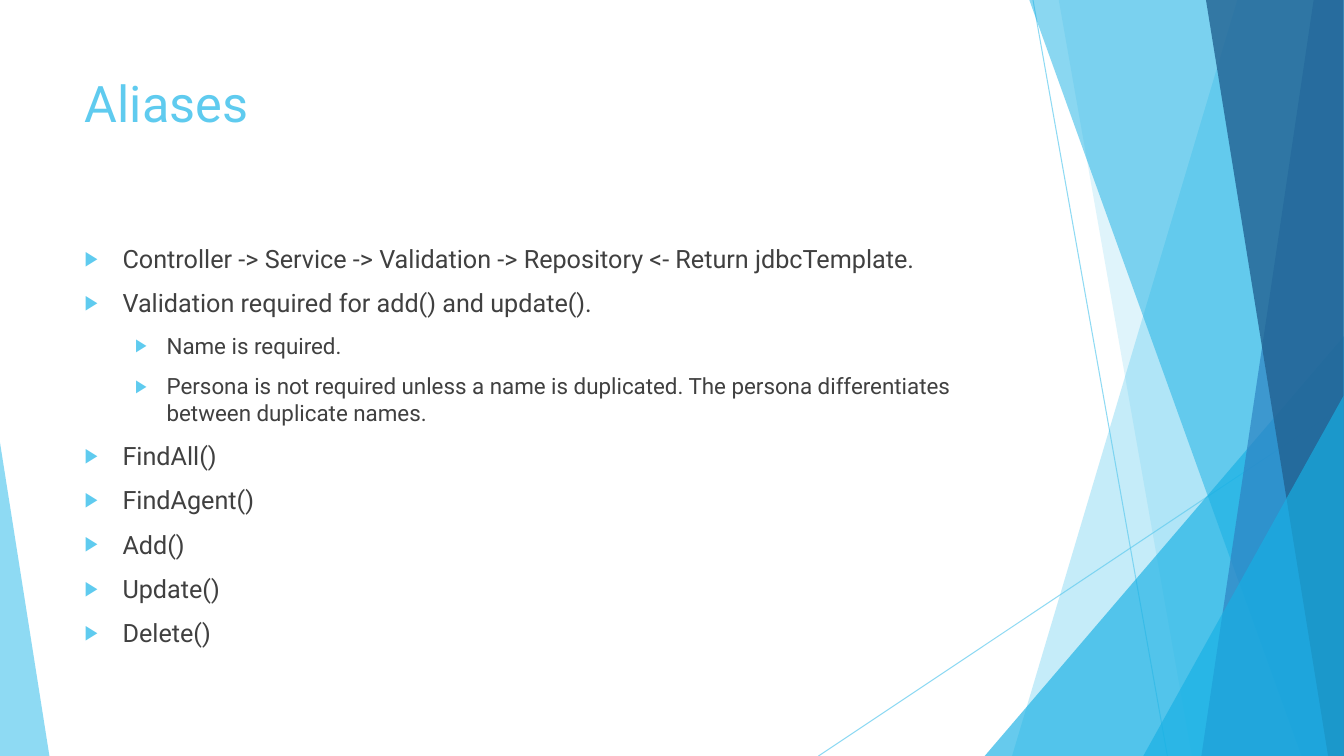
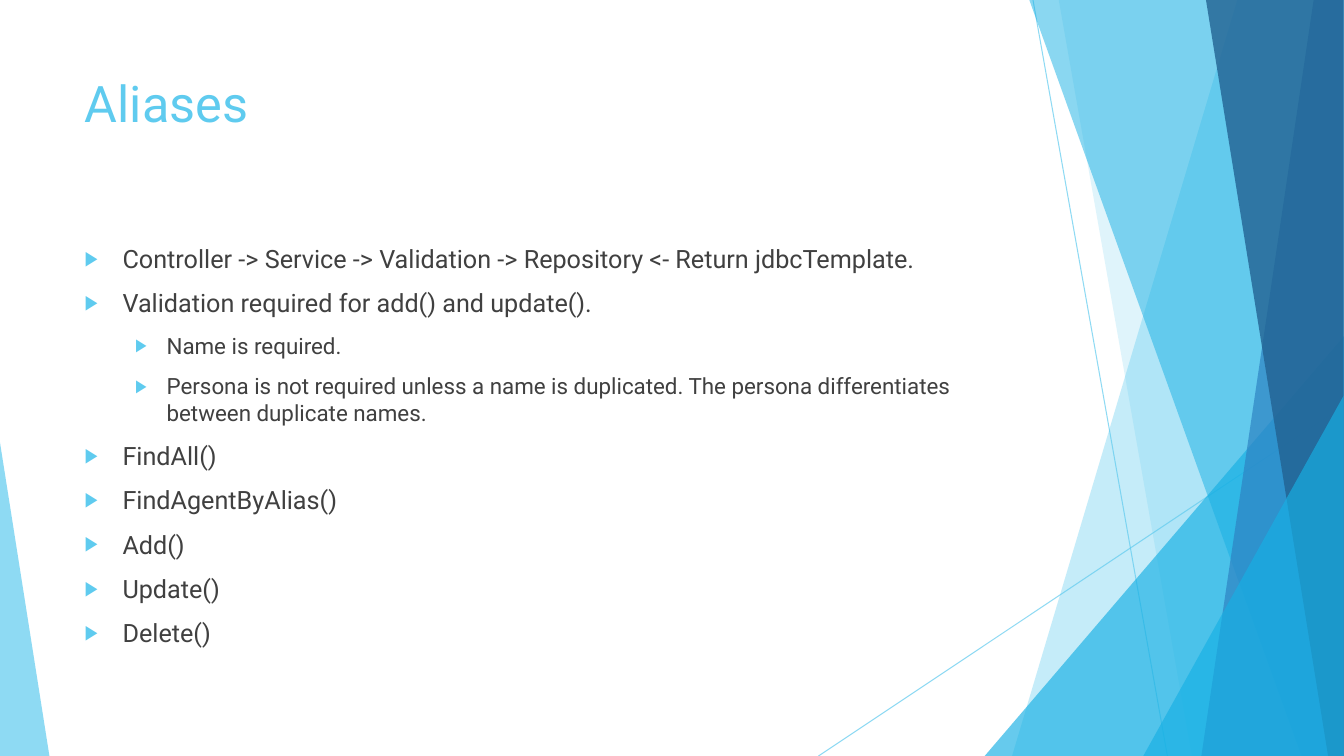
Before and after one commit to sc5471k/RubikProjects, a slide deck: slide 3 of FieldAgent/Field Agent.pptx. Drawn at 1344x756 pixels with LibreOffice and Linux fonts; fonts in the diff are those of the drawing. Boxes give left, top, right and bottom in pixels: in the first picture for what was removed or moved away, otherwise in the second. Text is boxed around its words. In the diff, an @@ line names an element or a change of style, - is before the commit and + after.

Commit message:
FieldAgent - reformatting

```diff
--- a/FieldAgent/Field Agent.pptx
+++ b/FieldAgent/Field Agent.pptx
@@ text at (123, 489, 338, 515): text changed @@
-▶ FindAgent()
+▶ FindAgentByAlias()
```
Also in this commit, not shown: 1 slide added, 11 other files.
